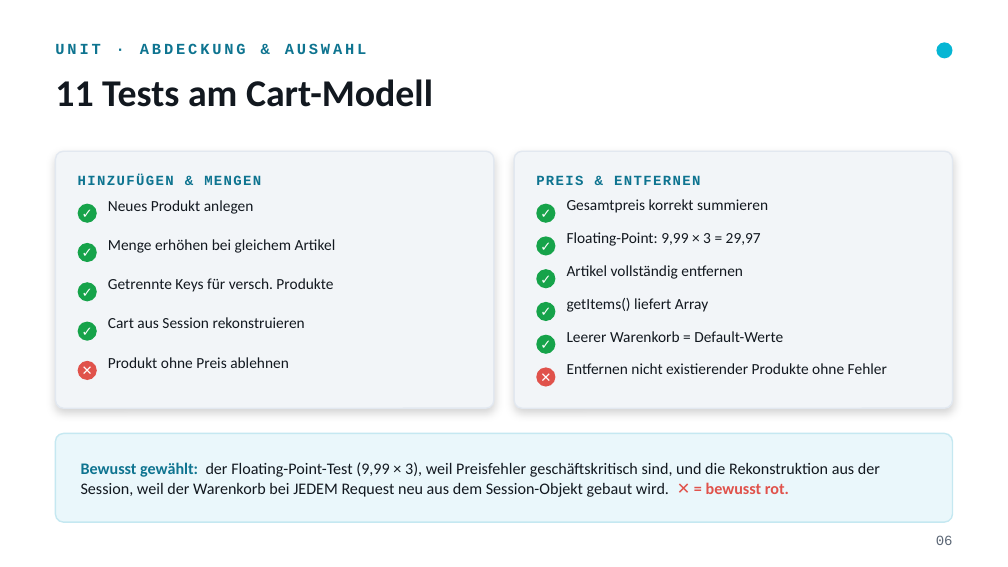
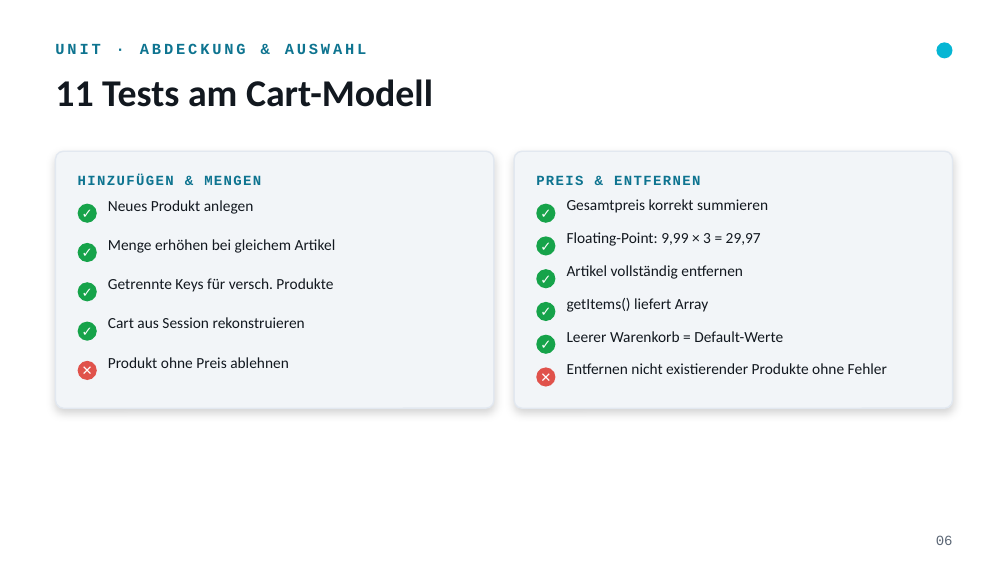
Before and after one commit to a-pointner/nodejs-shopping-cart, a slide deck: slide 5 of PRESENTATION.pptx. Drawn at 1008x567 pixels with LibreOffice and Linux fonts; fonts in the diff are those of the drawing. Boxes give left, top, right and bottom in pixels: in the first picture for what was removed or moved away, otherwise in the second. Text is boxed around its words. In the diff, an @@ line names an element or a change of style, - is before the commit and + after.

Commit message:
removed and added test. reworked ppt

```diff
--- a/PRESENTATION.pptx
+++ b/PRESENTATION.pptx
@@ rounded rectangle removed at (55, 433, 953, 522) @@
@@ text removed at (81, 462, 880, 497) @@
-Bewusst gewählt: der Floating-Point-Test (9,99 × 3), weil Preisfehler geschäftskritisch sind, und die Rekonstruktion aus der Session, weil der Warenkorb bei JEDEM Request neu aus dem Session-Objekt gebaut wird. ✕ = bewusst rot.
```
Also in this commit, not shown: 10 other slides changed, 2 slides removed, 1 other file.
